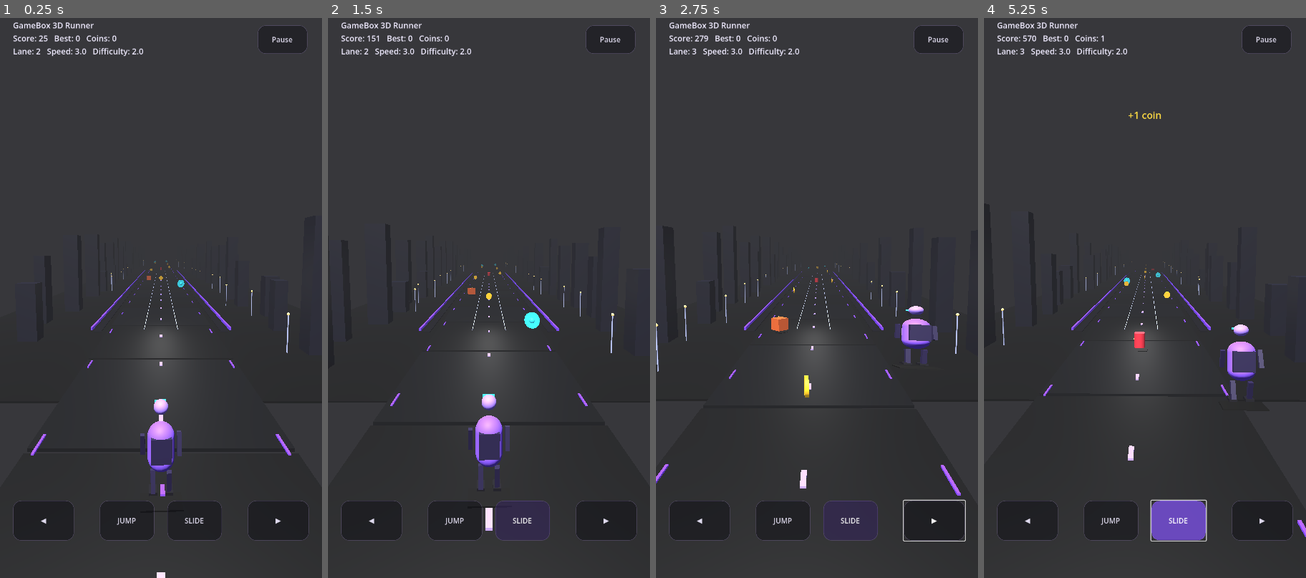
Above: before the commit, frames 1-4 (left to right).
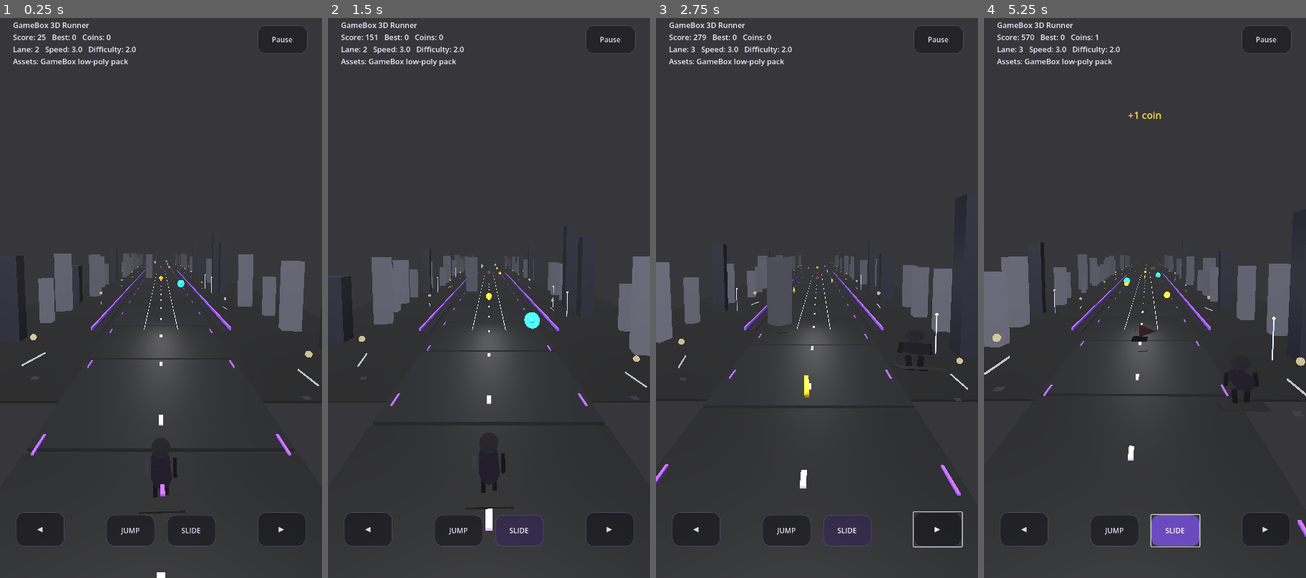
Above: after the commit, the same moments.

Repository: rahul12662006-cloud/GameBox3DRunnerGodot
Game: Godot game, scene res://scenes/Main.tscn
Two runs of this game, one before a commit and one after it. Both use one fixed random seed, a clock stepped at 60 frames per second and the inputs below.
Inputs:
- Up to frame 1 (0.25 s): no input
- Up to frame 2 (1.5 s): click "JUMP" at 0.5 s; click "SLIDE" at 1.25 s
- Up to frame 3 (2.75 s): hold Right (lane_right) from 2.03 s (still down); hold Shift (slide) from 2.03 s (still down); tap Space (jump) at 2.27, 2.3, 2.57 s
- Up to frame 4 (5.25 s): release Right (lane_right) at 2.78 s; release Shift (slide) at 2.78 s; hold Left (lane_left) 2.78-3.53 s; tap Space (jump) at 2.85, 3.02, 3.32, 3.8, 4.52, 4.82 s; tap Shift (slide) at 3.05, 4.35 s; hold Shift (slide) 3.53-4.28 s; hold Right (lane_right) 3.53-5.03 s; hold Left (lane_left) from 5.03 s (still down); hold Space (jump) from 5.03 s (still down)

The runs differ from the first frame. In frame 1, 6.5% of the frame differs, in the area x 4-100%, y 0-100%; in frame 2, 6.7%; in frame 3, 7.2%; in frame 4, 8.7%, in the area x 0-100%, y 0-95%.

Commit message:
Add bundled GLB starter assets

Diff:
--- a/scripts/Main.gd
+++ b/scripts/Main.gd
@@ -327,21 +327,21 @@
 		_: e.background_color = Color(0.018, 0.022, 0.040)
 	e.ambient_light_source = Environment.AMBIENT_SOURCE_COLOR
 	e.ambient_light_color = Color(0.40, 0.42, 0.55)
-	e.ambient_light_energy = 0.65
+	e.ambient_light_energy = 0.92
 	e.fog_enabled = true
-	e.fog_density = 0.028
+	e.fog_density = 0.013
 	e.fog_light_color = e.background_color.lightened(0.20)
 	env.environment = e
 	add_child(env)
 	RenderingServer.set_default_clear_color(e.background_color)
 
 	var sun = DirectionalLight3D.new()
-	sun.light_energy = 2.65
+	sun.light_energy = 3.20
 	sun.rotation_degrees = Vector3(-58, -22, 0)
 	add_child(sun)
 	var fill = OmniLight3D.new()
 	fill.position = Vector3(0, 4.2, 4.2)
-	fill.light_energy = 1.85
+	fill.light_energy = 2.35
 	fill.omni_range = 24.0
 	add_child(fill)
 	var rim = OmniLight3D.new()
@@ -468,7 +468,23 @@
 	player_root.position = Vector3(LANES[lane_index], BASE_Y, PLAYER_Z)
 	player_body = Node3D.new()
 	player_root.add_child(player_body)
-	add_box("PlayerShadow", Vector3(0, -0.43, 0.10), Vector3(0.62, 0.025, 0.38), mats["shadow"], player_body)
+	add_box("PlayerShadow", Vector3(0, -0.43, 0.10), Vector3(0.66, 0.025, 0.42), mats["shadow"], player_body)
+
+	# Phase 5A.6: prefer bundled GLB character assets. Fallback remains code-only.
+	var imported_player = instantiate_asset_model("character", player_body, Vector3(0, -0.34, -0.04), Vector3(0.62, 0.62, 0.62), Vector3(0, 180, 0))
+	if imported_player != null:
+		player_head = null
+		player_arm_l = null
+		player_arm_r = null
+		player_leg_l = null
+		player_leg_r = null
+		player_trail_nodes.clear()
+		for i in range(3):
+			var trail = add_box("RunTrail", Vector3(0, 0.05, 0.35 + float(i) * 0.20), Vector3(0.06, 0.028, 0.20), mats["road_side"], player_body)
+			trail.visible = false
+			player_trail_nodes.append(trail)
+		return
+
 	add_capsule("Torso", Vector3(0, 0.38, 0), 0.20, 0.74, mats["player"], player_body)
 	add_box("ChestPlate", Vector3(0, 0.42, -0.10), Vector3(0.34, 0.25, 0.07), mats["player_light"], player_body)
 	add_box("Backpack", Vector3(0, 0.40, 0.16), Vector3(0.30, 0.38, 0.08), mats["player_dark"], player_body)
@@ -508,7 +524,7 @@
 	hud_label.anchor_right = 0.96
 	hud_label.anchor_top = 0.025
 	hud_label.anchor_bottom = 0.135
-	hud_label.add_theme_font_size_override("font_size", 18)
+	hud_label.add_theme_font_size_override("font_size", 17)
 	hud_label.add_theme_color_override("font_color", Color(0.94, 0.92, 1.0))
 	root.add_child(hud_label)
 
@@ -527,16 +543,16 @@
 	pause_button.pressed.connect(toggle_pause)
 	root.add_child(pause_button)
 
-	var left_btn = make_button("◀", 0.04, 0.865, 0.23, 0.935)
+	var left_btn = make_button("◀", 0.05, 0.885, 0.20, 0.945)
 	left_btn.pressed.connect(lane_left)
 	root.add_child(left_btn)
-	var right_btn = make_button("▶", 0.77, 0.865, 0.96, 0.935)
+	var right_btn = make_button("▶", 0.80, 0.885, 0.95, 0.945)
 	right_btn.pressed.connect(lane_right)
 	root.add_child(right_btn)
-	var jump_btn = make_button("JUMP", 0.31, 0.865, 0.48, 0.935)
+	var jump_btn = make_button("JUMP", 0.33, 0.890, 0.48, 0.945)
 	jump_btn.pressed.connect(jump)
 	root.add_child(jump_btn)
-	var slide_btn = make_button("SLIDE", 0.52, 0.865, 0.69, 0.935)
+	var slide_btn = make_button("SLIDE", 0.52, 0.890, 0.67, 0.945)
 	slide_btn.pressed.connect(slide)
 	root.add_child(slide_btn)
 
@@ -751,7 +767,7 @@
 	var score = int(distance_score)
 	hud_label.text = "%s\nScore: %d   Best: %d   Coins: %d\nLane: %d   Speed: %s   Difficulty: %s" % [str(config.get("gameName", "3D Runner")), score, best_score, coins, lane_index + 1, str(config.get("speed", 3)), str(config.get("difficulty", 2))]
 	if asset_mode == "auto_cc0_assets":
-		hud_label.text += "\nAssets: auto CC0 pack"
+		hud_label.text += "\nAssets: GameBox low-poly pack"
 	var buffs = []
 	if shield_timer > 0.0:
 		buffs.append("Shield %ds" % int(ceil(shield_timer)))
Binary file added: assets/models/gamebox_lowpoly/barrier_gate_glow.glb
Binary file added: assets/models/gamebox_lowpoly/barrier_road_block.glb
Binary file added: assets/models/gamebox_lowpoly/building_city_tower.glb
Binary file added: assets/models/gamebox_lowpoly/character_runner_robot.glb
Binary file added: assets/models/gamebox_lowpoly/cone_traffic.glb
Binary file added: assets/models/gamebox_lowpoly/crate_box_obstacle.glb
Binary file added: assets/models/gamebox_lowpoly/lamp_street_light.glb
Binary file added: assets/models/gamebox_lowpoly/road_tile_lane.glb
Not shown, changed: README.md
Not shown, added: assets/models/gamebox_lowpoly/README.md
Not shown, changed: tools/install_cc0_assets.sh
